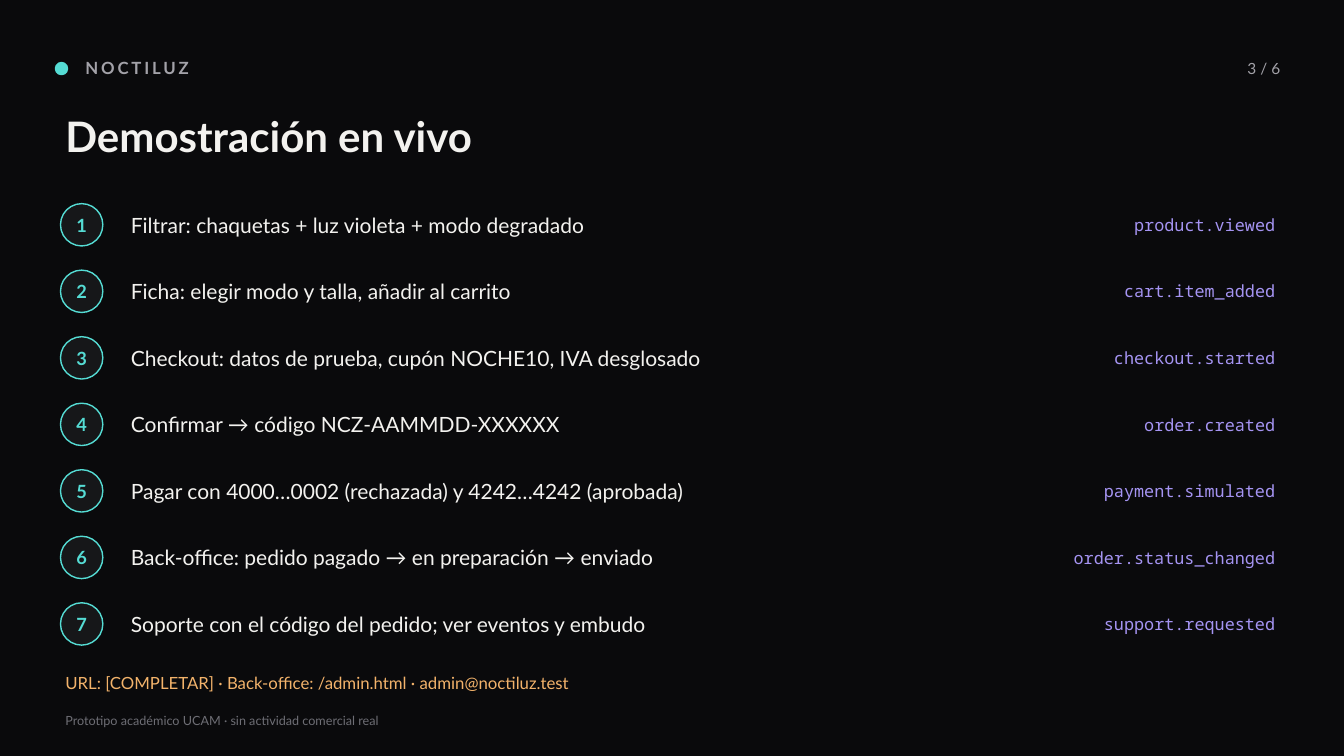
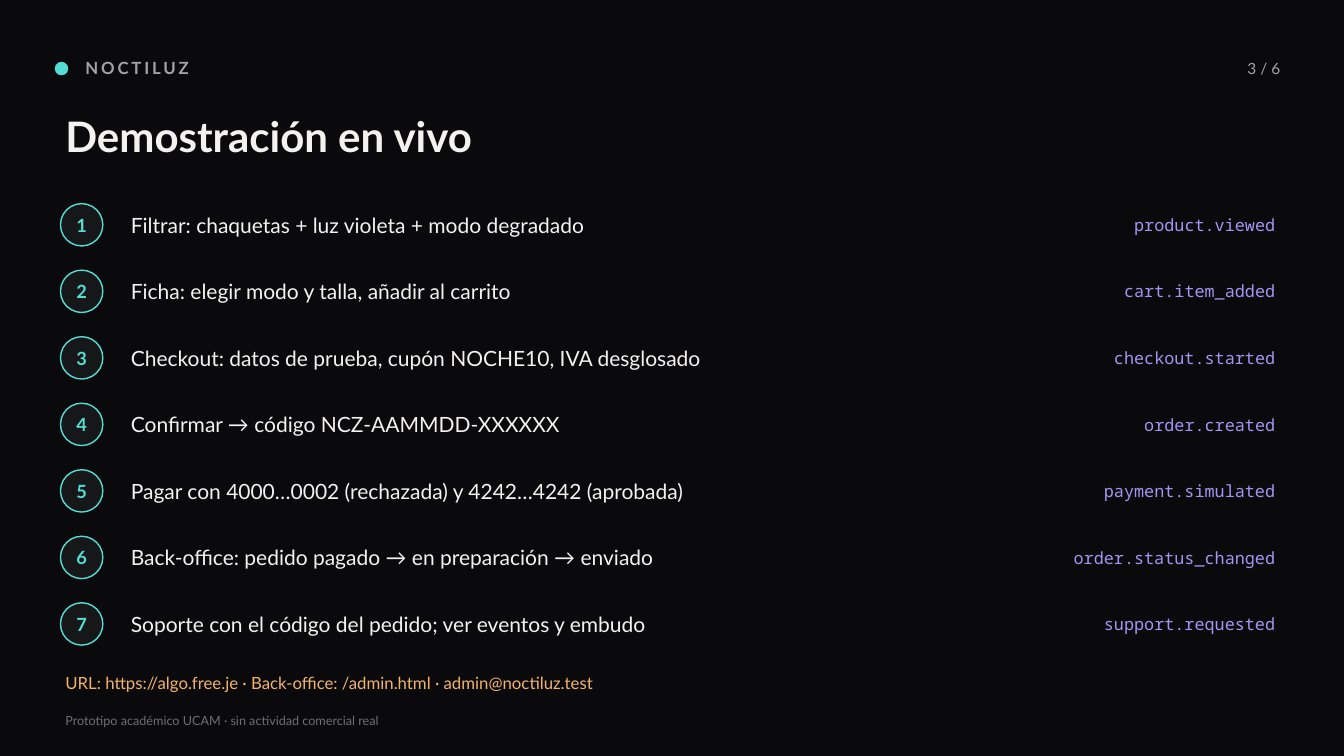
Before and after one commit to luisgabu0-gif/noctiluz-ucam, a slide deck: slide 3 of docs/Diapositivas_NOCTILUZ.pptx. Drawn at 1344x756 pixels with LibreOffice and Linux fonts; fonts in the diff are those of the drawing. Boxes give left, top, right and bottom in pixels: in the first picture for what was removed or moved away, otherwise in the second. Text is boxed around its words. In the diff, an @@ line names an element or a change of style, - is before the commit and + after.

```diff
--- a/docs/Diapositivas_NOCTILUZ.pptx
+++ b/docs/Diapositivas_NOCTILUZ.pptx
@@ text at <box>65,676,593,692</box>: text changed @@
-URL: [COMPLETAR] · Back-office: /admin.html · admin@noctiluz.test
+URL: https://algo.free.je · Back-office: /admin.html · admin@noctiluz.test
```
Also in this commit, not shown: 1 other slide changed, 1 other file.
